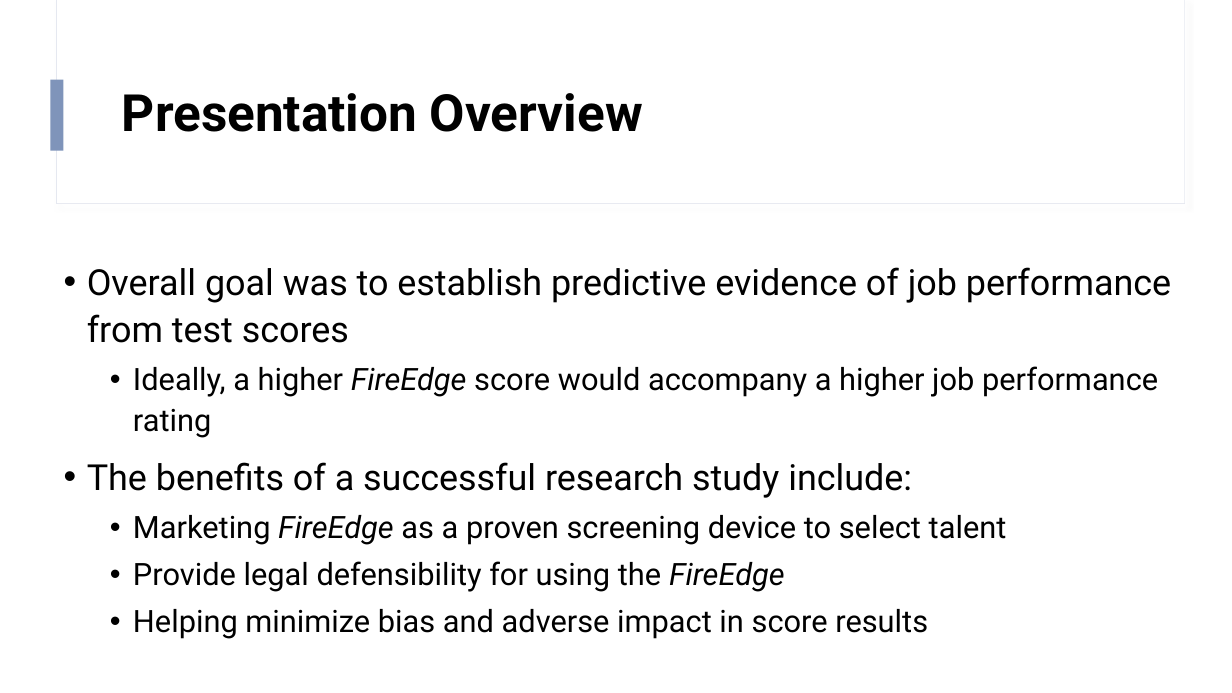
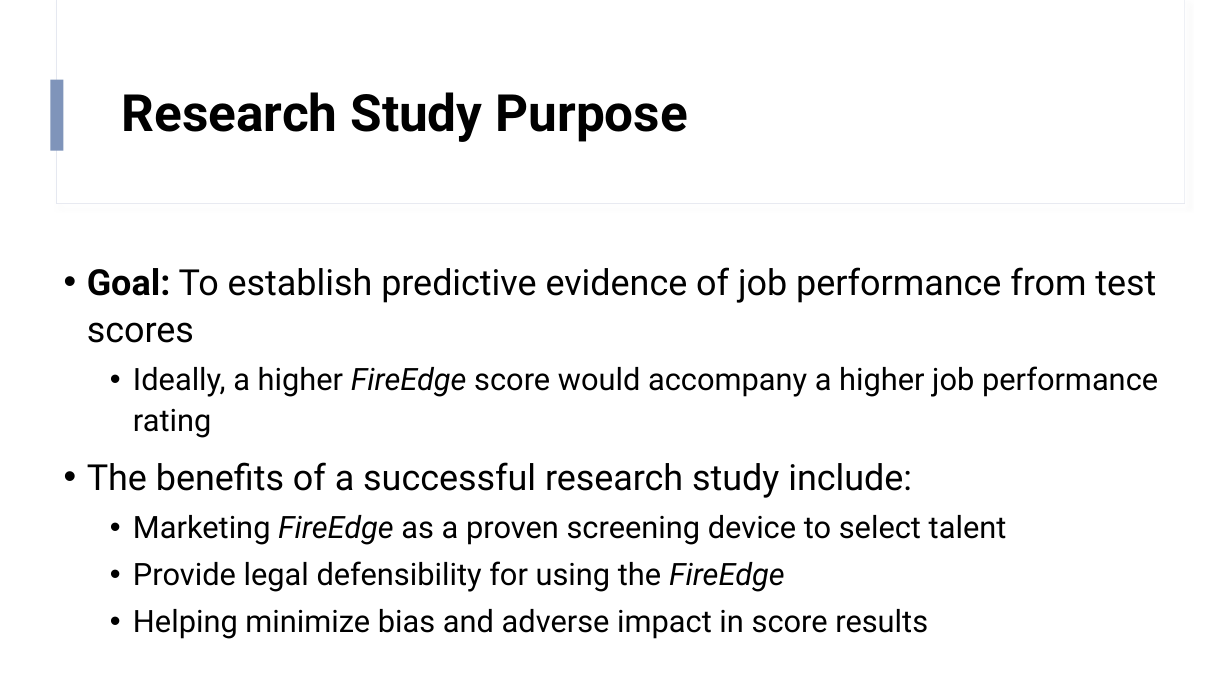
Before and after one commit to SzarR/FireEdge, a slide deck: slide 3 of FireEdge.pptx. Drawn at 1232x693 pixels with LibreOffice and Linux fonts; fonts in the diff are those of the drawing. Boxes give left, top, right and bottom in pixels: in the first picture for what was removed or moved away, otherwise in the second. Text is boxed around its words. In the diff, an @@ line names an element or a change of style, - is before the commit and + after.

```diff
--- a/FireEdge.pptx
+++ b/FireEdge.pptx
@@ title at [122, 92, 688, 142]: text changed @@
-Presentation Overview
+Research Study Purpose
@@ text at [87, 267, 1156, 343]: text changed @@
-• Overall goal was to establish predictive evidence of job performance from test scores
+• Goal: To establish predictive evidence of job performance from test scores
```
Also in this commit, not shown: 8 other slides changed, 2 other files.
